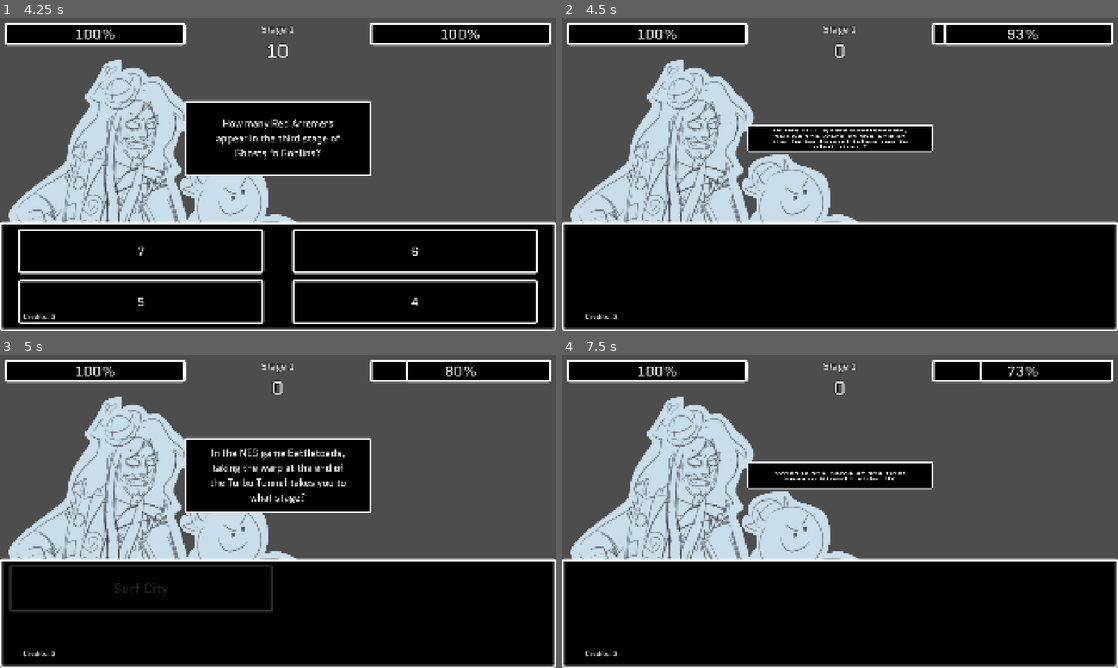
Above: before the commit, frames 1-4 (two rows, left to right).
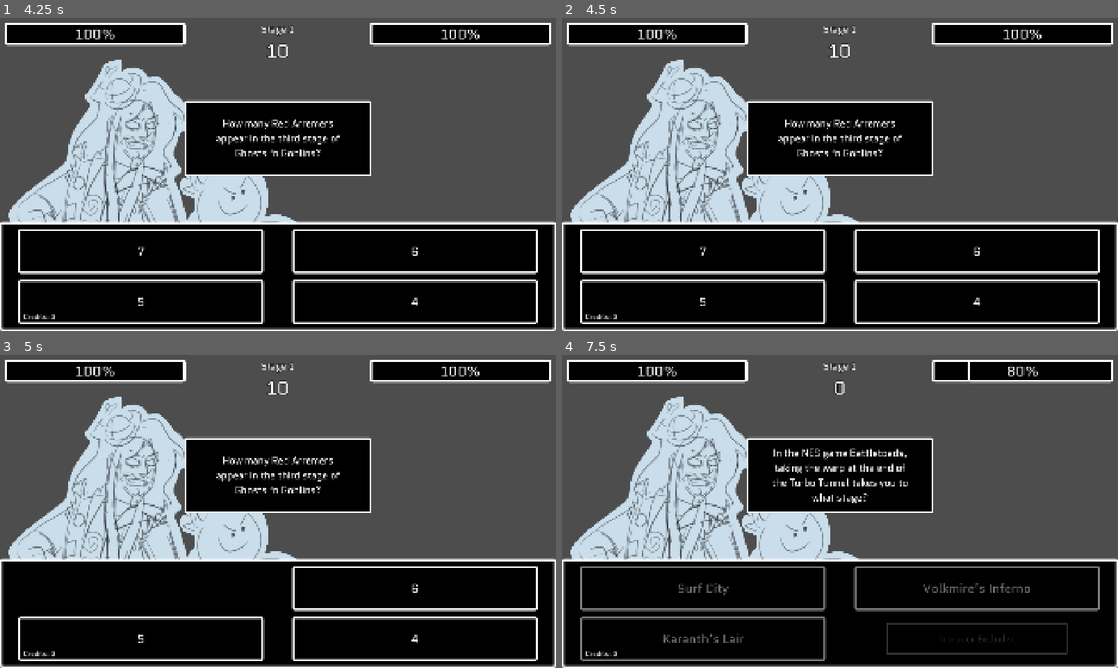
Above: after the commit, the same moments.

Repository: jillzilla/FBDB
Game: Godot game, scene res://assets/scenes/menu.tscn
Two runs of this game, one before a commit and one after it. Both use one fixed random seed, a clock stepped at 60 frames per second and the inputs below.
Inputs (mouse positions are in pixels of both pictures, inside the frame that each line leads up to):
- Up to frame 1 (4.25 s): click "Start" at 0.5 s; move the mouse to (400, 158) at 1.27 s; move the mouse to (166, 190) at 2.02 s; tap Enter at 2.75 s; move the mouse to (333, 105) at 2.77 s; tap Space at 3.5 s; move the mouse to (250, 237) at 3.52 s
- Up to frame 2 (4.5 s): click "7" at 4.25 s
- Up to frame 3 (5 s): no input
- Up to frame 4 (7.5 s): click (979, 589) at 5 s, where only the run after the commit has a clickable "6"; move the mouse to (1006, 558) at 5.77 s; move the mouse to (673, 464) at 6.52 s; click (701, 589) at 7.25 s, where only the run before the commit has a clickable "Surf City"

Frame 1 is identical in both runs. In frame 2, 10% of the frame differs, in the area x 3-97%, y 1-98%; in frame 3, 5.6%; in frame 4, 10%.

Commit message:
gameplay finished

Diff:
--- a/assets/scenes/gameplay.tscn
+++ b/assets/scenes/gameplay.tscn
@@ -56,7 +56,7 @@
 &"transition": SubResource("Animation_fw4li")
 }
 
-[node name="Gameplay" type="Node" unique_id=1463193121 node_ …(150 unchanged characters)… ", "answer_2", "answer_3", "answer_4", "lose_screen", "question_text_container", …(95 unchanged characters)…
+[node name="Gameplay" type="Node" unique_id=1463193121 node_ …(150 unchanged characters)… ", "answer_2", "answer_3", "answer_4", "timer_flash", "lose_screen", "question_text_container", …(95 unchanged characters)…
 process_mode = 1
 script = ExtResource("1_mrbpc")
 stage_1 = "res://assets/stages/stage1data.json"
@@ -75,6 +75,7 @@
 answer_2 = NodePath("Control/Bottom_HUD/Answers_Container/Control2/A2")
 answer_3 = NodePath("Control/Bottom_HUD/Answers_Container/Control3/A3")
 answer_4 = NodePath("Control/Bottom_HUD/Answers_Container/Control4/A4")
+timer_flash = NodePath("Timer_Flash")
 lose_screen = NodePath("Control/LoseScreen")
 question_text_container = NodePath("Control/QuestionTextContainer")
 hint_next_stage = NodePath("Control/Bottom_HUD/Hint")
@@ -438,5 +439,9 @@
 process_mode = 3
 visible = false
 
+[node name="Timer_Flash" type="Timer" parent="." unique_id=802341408]
+wait_time = 0.1
+one_shot = true
+
 [connection signal="pressed" from="Control/NextStage" to="." method="_on_next_stage_pressed"]
 [connection signal="timeout" from="Timer_Seconds" to="." method="_on_timer_seconds_timeout"]
--- a/assets/scripts/gameplay.gd
+++ b/assets/scripts/gameplay.gd
@@ -1,4 +1,6 @@
 extends Node
+
+signal blinky;
 
 #variables
 var stage_to_play_path : String = "";
@@ -45,6 +47,8 @@
 @export var answer_2 : Button = null;
 @export var answer_3 : Button = null;
 @export var answer_4 : Button = null;
+
+@export var timer_flash : Timer;
 
 @export var lose_screen : Control = null;
 
@@ -130,6 +134,10 @@
 
 	if button.text == data["correct_answers"][questions_order[current_question]]:
 		did_answered_correctly = true;
+
+	_blink_effect();
+
+	await blinky;
 
 	if did_answered_correctly:
 		_damage_enemy();
@@ -285,3 +293,23 @@
 
 		t1.tween_property(answers_group_unshuffled[i],"scale",Vector2(0.5,0.5),0.5).set_trans(Tween.TRANS_CUBIC);
 		t2.tween_property(answers_group_unshuffled[i],"modulate:a",0,0.5).set_trans(Tween.TRANS_CUBIC);
+
+func _blink_effect() -> void:
+	var correct_button : Button = null;
+
+	for i in range(answers_group_unshuffled.size()):
+		if answers_group_unshuffled[i].text == data["correct_answers"][questions_order[current_question]]:
+			correct_button = answers_group_unshuffled[i];
+			break;
+
+	for i in range(8):
+		timer_flash.start();
+
+		if correct_button.modulate.a != 0:
+			correct_button.modulate.a = 0;
+		elif correct_button.modulate.a == 0:
+			correct_button.modulate.a = 1;
+
+		await timer_flash.timeout;
+
+	blinky.emit();
